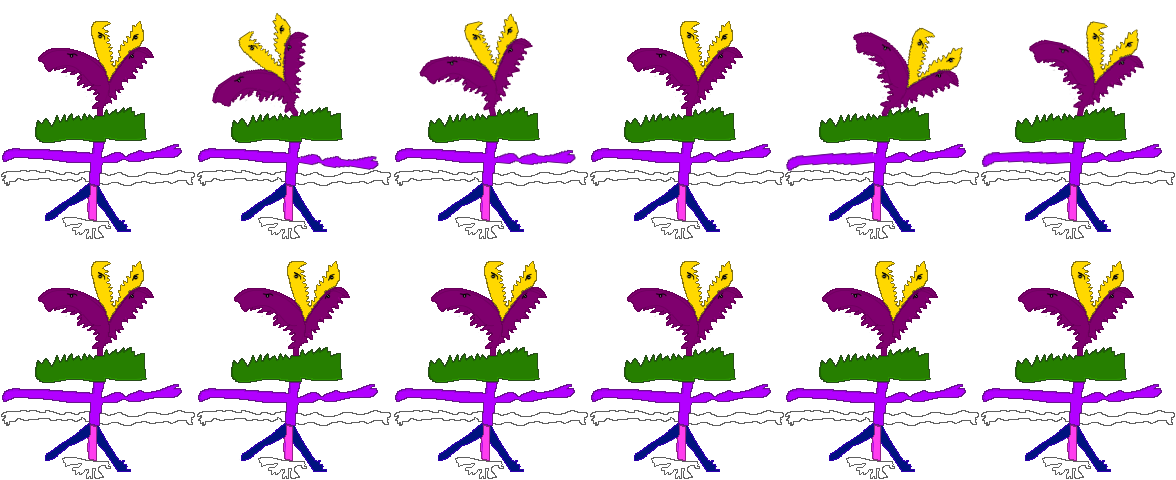
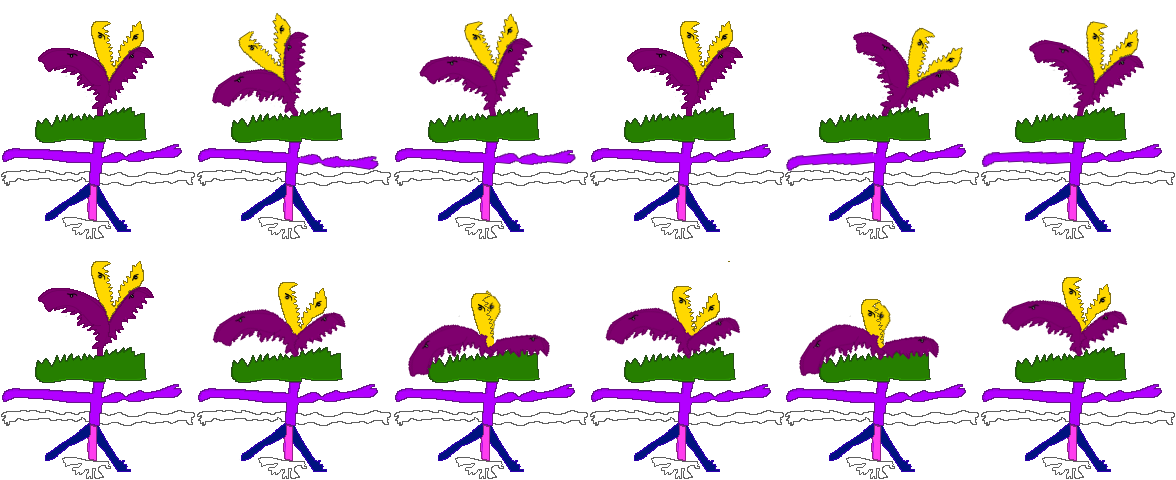
Comparing the layer stacks of the two 1176x480 images. Changes:
painted on "Left Purple Head" over 212, 288, 1092, 377
painted on "Right Purple Head" over 289, 287, 1134, 361
painted on "Left Yellow Head" over 278, 261, 1094, 359
painted on "Right Yellow Head" over 297, 261, 1128, 358
